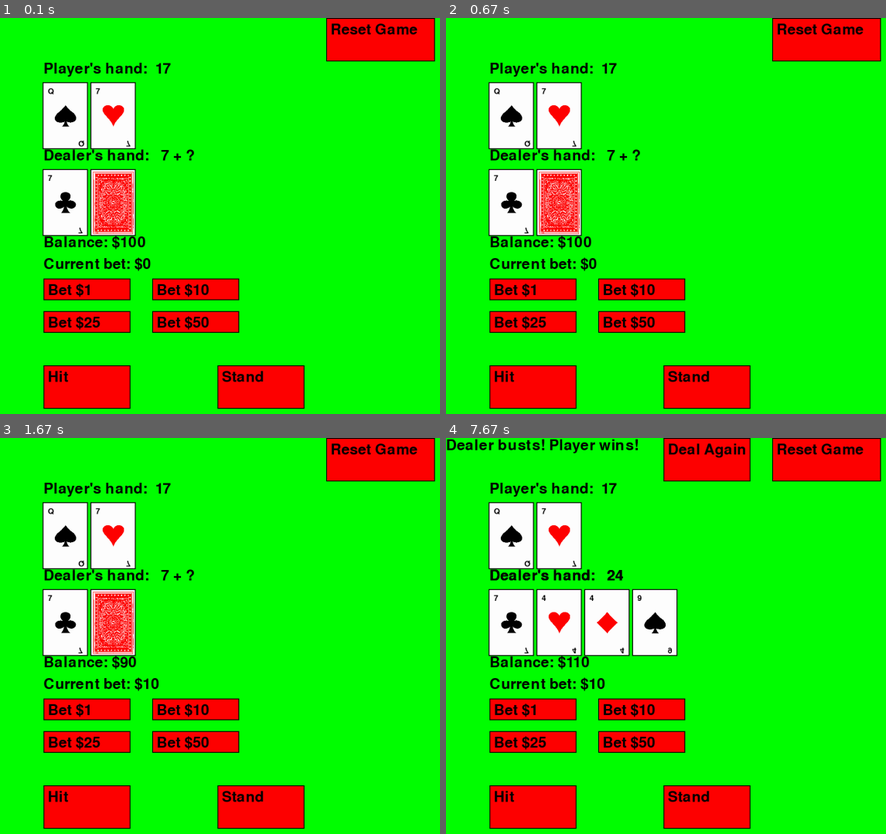
Above: before the commit, frames 1-4 (two rows, left to right).
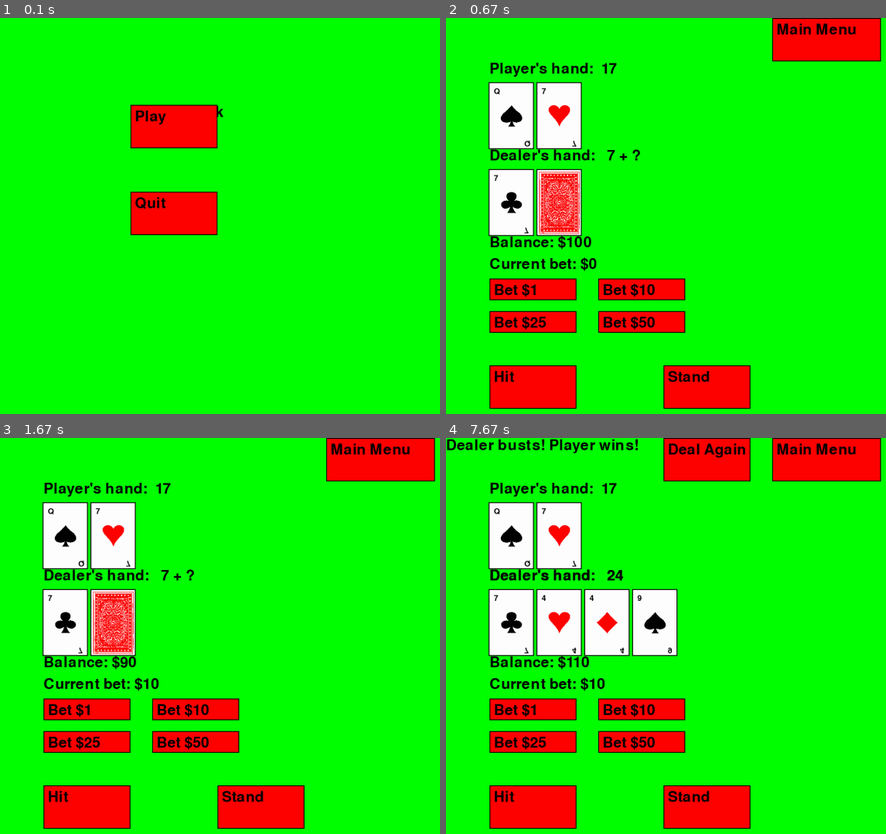
Above: after the commit, the same moments.

Repository: turnertrowbridge/PyGame_Blackjack
Game: pygame game, started from main.py
Two runs of this game, one before a commit and one after it. Both use one fixed random seed, a clock stepped at 60 frames per second and the inputs below.
Inputs (mouse positions are in pixels of both pictures, inside the frame that each line leads up to):
- Up to frame 1 (0.1 s): no input
- Up to frame 2 (0.67 s): click (622, 124) at 0.38 s, where only the run after the commit has a clickable "Blackjack"
- Up to frame 3 (1.67 s): click (180, 703) at 0.72 s
- Up to frame 4 (7.67 s): click "Stand" at 7.55 s

The runs differ from the first frame. In frame 1, 24% of the frame differs, in the area x 9-99%, y 0-99%; in frame 2, 0.4%; in frame 3, 0.4%; in frame 4, 0.4%.

Commit message:
Added Main Menu

Diff:
--- a/game.py
+++ b/game.py
@@ -6,6 +6,10 @@
 class Game:
     def __init__(self, screen):
         self.screen = screen
+        self.MAIN_MENU_BUTTON = [300, 300, 200, 100]
+        self.PLAY_BUTTON = [300, 200, 200, 100]
+        self.QUIT_BUTTON = [300, 400, 200, 100]
+        self.show_main_menu = True
         self.font = pygame.font.Font(None, 50)
         self.card_font = pygame.font.Font(None, 27)
         self.HIT_BUTTON = [100, 800, 200, 100]
@@ -23,10 +27,11 @@
         self.BET_50_BUTTON = [350, 675, 200, 50]
         self.bet_paid = False
         self.win_status = None
-        self.RESET_GAME_BUTTON = [750, 0, 250, 100]
-        self.CONFIRM_RESET_BUTTON = [300, 300, 200, 100]
-        self.CANCEL_RESET_BUTTON = [650, 300, 200, 100]
+        self.EXIT_TO_MAIN_MENU_BUTTON = [750, 0, 250, 100]
+        self.CONFIRM_BUTTON = [300, 300, 200, 100]
+        self.CANCEL_BUTTON = [750, 300, 200, 100]
         self.show_reset_prompt = False
+        self.show_main_menu = True
 
     def is_button_clicked(self, button, mouse_pos):
         return (button[0] <= mouse_pos[0] <= (button[0] + button[2]) and
@@ -37,7 +42,12 @@
             if event.type == pygame.QUIT:
                 return False
             elif event.type == pygame.MOUSEBUTTONDOWN:
-                if not self.game_over:
+                if self.show_main_menu:
+                    if self.is_button_clicked(self.PLAY_BUTTON, event.pos):
+                        self.show_main_menu = False
+                    elif self.is_button_clicked(self.QUIT_BUTTON, event.pos):
+                        return False
+                elif not self.game_over:
                     if self.is_button_clicked(self.HIT_BUTTON, event.pos):
                         self.player_hand.append(self.deck.deal_card())
                     if self.is_button_clicked(self.STAND_BUTTON, event.pos):
@@ -52,13 +62,13 @@
                         self.place_bet(25)
                     if self.is_button_clicked(self.BET_50_BUTTON, event.pos):
                         self.place_bet(50)
-                    if self.is_button_clicked(self.RESET_GAME_BUTTON, event.pos):
+                    if self.is_button_clicked(self.EXIT_TO_MAIN_MENU_BUTTON, event.pos):
                         self.show_reset_prompt = True
                     if self.show_reset_prompt:
-                        if self.is_button_clicked(self.CONFIRM_RESET_BUTTON, event.pos):
-                            self.reset_game()
+                        if self.is_button_clicked(self.CONFIRM_BUTTON, event.pos):
+                            self.show_main_menu = True
                             self.show_reset_prompt = False
-                        elif self.is_button_clicked(self.CANCEL_RESET_BUTTON, event.pos):
+                        elif self.is_button_clicked(self.CANCEL_BUTTON, event.pos):
                             self.show_reset_prompt = False
 
                 if self.game_over:
@@ -75,90 +85,97 @@
             self.game_over = True
 
     def draw(self):
-        self.screen.fill((0, 255, 0))
-        draw_text(self.screen, self.font, f"Player's hand:  {
-                  self.calculate_total(self.player_hand)}", 100, 100)
-
-        # Draw player's hand
-        for i, card in enumerate(self.player_hand):
-            draw_card(self.screen, self.card_font, card, 100 + i * 110, 150)
-
-        # Draw dealer's hand
-        if self.game_over:
-            for i, card in enumerate(self.dealer_hand):
+        if self.show_main_menu:
+            self.screen.fill((0, 255, 0))
+            draw_text(self.screen, self.font, "Blackjack", 350, 200)
+            draw_button(self.screen, self.font, "Play", *self.PLAY_BUTTON)
+            draw_button(self.screen, self.font, "Quit", *self.QUIT_BUTTON)
+        else:
+            self.screen.fill((0, 255, 0))
+            draw_text(self.screen, self.font, f"Player's hand:  {
+                      self.calculate_total(self.player_hand)}", 100, 100)
+
+            # Draw player's hand
+            for i, card in enumerate(self.player_hand):
                 draw_card(self.screen, self.card_font,
-                          card, 100 + i * 110, 350)
+                          card, 100 + i * 110, 150)
+
+            # Draw dealer's hand
+            if self.game_over:
+                for i, card in enumerate(self.dealer_hand):
+                    draw_card(self.screen, self.card_font,
+                              card, 100 + i * 110, 350)
+                    draw_text(self.screen, self.font, f"Dealer's hand:   {
+                        self.calculate_total(self.dealer_hand)}", 100, 300)
+
+            else:
+                draw_card(self.screen, self.card_font,
+                          self.dealer_hand[0], 100, 350)
+                draw_hidden_card(self.screen, self.card_font, 210, 350)
                 draw_text(self.screen, self.font, f"Dealer's hand:   {
-                    self.calculate_total(self.dealer_hand)}", 100, 300)
-
-        else:
-            draw_card(self.screen, self.card_font,
-                      self.dealer_hand[0], 100, 350)
-            draw_hidden_card(self.screen, self.card_font, 210, 350)
-            draw_text(self.screen, self.font, f"Dealer's hand:   {
-                self.calculate_total(self.dealer_hand[:1])} + ?", 100, 300)
-
-        draw_button(self.screen, self.font, "Hit", *self.HIT_BUTTON)
-        draw_button(self.screen, self.font, "Stand", *self.STAND_BUTTON)
-        draw_button(self.screen, self.font, "Bet $1", *self.BET_1_BUTTON)
-        draw_button(self.screen, self.font, "Bet $10", *self.BET_10_BUTTON)
-        draw_button(self.screen, self.font, "Bet $25", *self.BET_25_BUTTON)
-        draw_button(self.screen, self.font, "Bet $50", *self.BET_50_BUTTON)
-
-        draw_text(self.screen, self.font, f"Current bet: ${
-                  self.current_bet}", 100, 550)
-        draw_text(self.screen, self.font, f"Balance: ${
-                  self.player_balance}", 100, 500)
-
-        # Draw reset game button
-        draw_button(self.screen, self.font, "Reset Game",
-                    *self.RESET_GAME_BUTTON)
-        if self.show_reset_prompt:
-            pygame.draw.rect(self.screen, (0, 0, 0), (180, 180, 840, 320))
-            pygame.draw.rect(self.screen, (255, 255, 255),
-                             (200, 200, 800, 280))
-            draw_text(self.screen, self.font,
-                      "Are you sure you want to reset the game?", 250, 250)
-            draw_button(self.screen, self.font, "Yes",
-                        *self.CONFIRM_RESET_BUTTON)
-            draw_button(self.screen, self.font, "No",
-                        *self.CANCEL_RESET_BUTTON)
-
-        if self.game_over:
-            player_total = self.calculate_total(self.player_hand)
-            dealer_total = self.calculate_total(self.dealer_hand)
-            if player_total > 21:
+                    self.calculate_total(self.dealer_hand[:1])} + ?", 100, 300)
+
+            draw_button(self.screen, self.font, "Hit", *self.HIT_BUTTON)
+            draw_button(self.screen, self.font, "Stand", *self.STAND_BUTTON)
+            draw_button(self.screen, self.font, "Bet $1", *self.BET_1_BUTTON)
+            draw_button(self.screen, self.font, "Bet $10", *self.BET_10_BUTTON)
+            draw_button(self.screen, self.font, "Bet $25", *self.BET_25_BUTTON)
+            draw_button(self.screen, self.font, "Bet $50", *self.BET_50_BUTTON)
+
+            draw_text(self.screen, self.font, f"Current bet: ${
+                      self.current_bet}", 100, 550)
+            draw_text(self.screen, self.font, f"Balance: ${
+                      self.player_balance}", 100, 500)
+
+            # Draw reset game button
+            draw_button(self.screen, self.font, "Main Menu",
+                        *self.EXIT_TO_MAIN_MENU_BUTTON)
+            if self.show_reset_prompt:
+                pygame.draw.rect(self.screen, (0, 0, 0), (180, 180, 940, 320))
+                pygame.draw.rect(self.screen, (255, 255, 255),
+                                 (200, 200, 900, 280))
                 draw_text(self.screen, self.font,
-                          "Player busts! Dealer wins!", 0, 0)
-            elif dealer_total > 21:
-                draw_text(self.screen, self.font,
-                          "Dealer busts! Player wins!", 0, 0)
-                self.win_status = "W"
-            elif player_total == 21:
-                draw_text(self.screen, self.font, "Player wins!", 0, 0)
-                self.win_status = "W"
-            elif dealer_total == 21:
-                draw_text(self.screen, self.font, "Dealer wins!", 0, 0)
-            elif player_total > dealer_total:
-                draw_text(self.screen, self.font, "Player wins!", 0, 0)
-                self.win_status = "W"
-            elif dealer_total > player_total:
-                draw_text(self.screen, self.font, "Dealer wins!", 0, 0)
-            else:
-                draw_text(self.screen, self.font, "It's a tie!", 0, 0)
-                self.win_status = "T"
-
-            # Pay out winnings
-            if self.win_status == "W" and not self.bet_paid:
-                self.player_balance += self.current_bet * 2
-                self.bet_paid = True
-            elif self.win_status == "T" and not self.bet_paid:
-                self.player_balance += self.current_bet
-                self.bet_paid = True
-
-            # Draw button to deal new hand
-            draw_button(self.screen, self.font,
-                        "Deal Again", *self.RESET_BUTTON)
+                          "Are you sure you want to exit to the Main Menu?", 250, 250)
+                draw_button(self.screen, self.font, "Yes",
+                            *self.CONFIRM_BUTTON)
+                draw_button(self.screen, self.font, "No",
+                            *self.CANCEL_BUTTON)
+
+            if self.game_over:
+                player_total = self.calculate_total(self.player_hand)
+                dealer_total = self.calculate_total(self.dealer_hand)
+                if player_total > 21:
+                    draw_text(self.screen, self.font,
+                              "Player busts! Dealer wins!", 0, 0)
+                elif dealer_total > 21:
+                    draw_text(self.screen, self.font,
+                              "Dealer busts! Player wins!", 0, 0)
+                    self.win_status = "W"
+                elif player_total == 21:
+                    draw_text(self.screen, self.font, "Player wins!", 0, 0)
+                    self.win_status = "W"
+                elif dealer_total == 21:
+                    draw_text(self.screen, self.font, "Dealer wins!", 0, 0)
+                elif player_total > dealer_total:
+                    draw_text(self.screen, self.font, "Player wins!", 0, 0)
+                    self.win_status = "W"
+                elif dealer_total > player_total:
+                    draw_text(self.screen, self.font, "Dealer wins!", 0, 0)
+                else:
+                    draw_text(self.screen, self.font, "It's a tie!", 0, 0)
+                    self.win_status = "T"
+
+                # Pay out winnings
+                if self.win_status == "W" and not self.bet_paid:
+                    self.player_balance += self.current_bet * 2
+                    self.bet_paid = True
+                elif self.win_status == "T" and not self.bet_paid:
+                    self.player_balance += self.current_bet
+                    self.bet_paid = True
+
+                # Draw button to deal new hand
+                draw_button(self.screen, self.font,
+                            "Deal Again", *self.RESET_BUTTON)
 
         pygame.display.flip()
 
